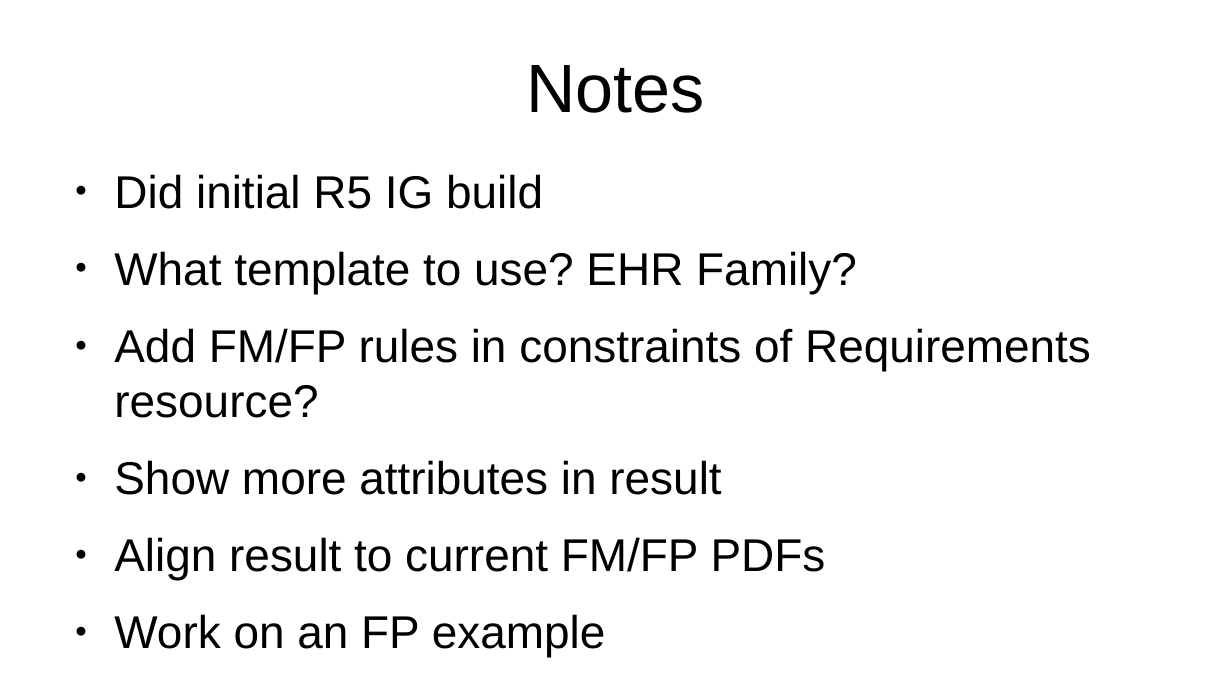
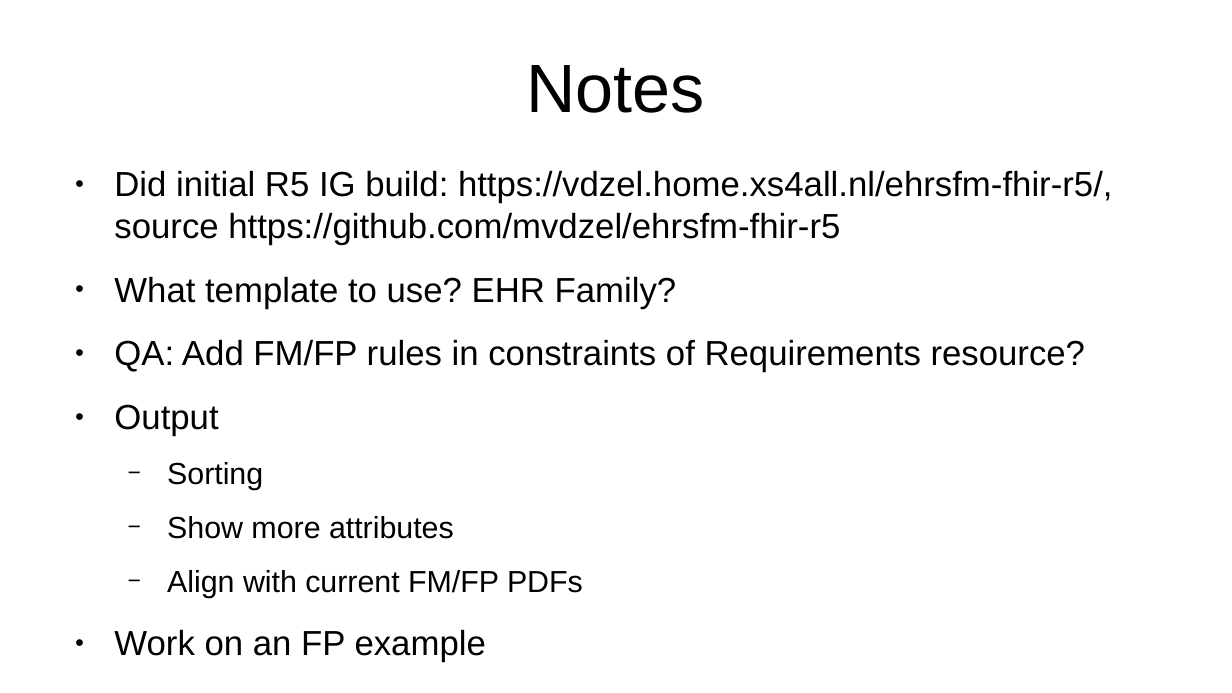
Before and after one commit to mvdzel/ehrsfm-fhir-r5, a slide deck: slide 2 of docs/ehrsfm-tool-fhir_MAY2023.odp. Drawn at 1232x693 pixels with LibreOffice and Linux fonts; fonts in the diff are those of the drawing. Boxes give left, top, right and bottom in pixels: in the first picture for what was removed or moved away, otherwise in the second. Text is boxed around its words. In the diff, an @@ line names an element or a change of style, - is before the commit and + after.

```diff
--- a/docs/ehrsfm-tool-fhir_MAY2023.odp
+++ b/docs/ehrsfm-tool-fhir_MAY2023.odp
@@ text at (114,170,1113,245): text changed; size 29.6 to 22.4 pt @@
-● Did initial R5 IG build
+● Did initial R5 IG build: https://vdzel.home.xs4all.nl/ehrsfm-fhir-r5/, source https://github.com/mvdzel/ehrsfm-fhir-r5
@@ text at (114,276,677,662): size 29.6 to 22.4 pt in "What template to use? EHR Family?", "Work on an FP example" @@
@@ text at (114,339,1086,598): text changed; size 29.6 to 22.4 pt @@
-● Add FM/FP rules in constraints of Requirements resource?
-● Show more attributes in result
-● Align result to current FM/FP PDFs
+● QA: Add FM/FP rules in constraints of Requirements resource?
+● Output
+  − Sorting
+  − Show more attributes
+  − Align with current FM/FP PDFs
```
Also in this commit, not shown: 2 other files.
